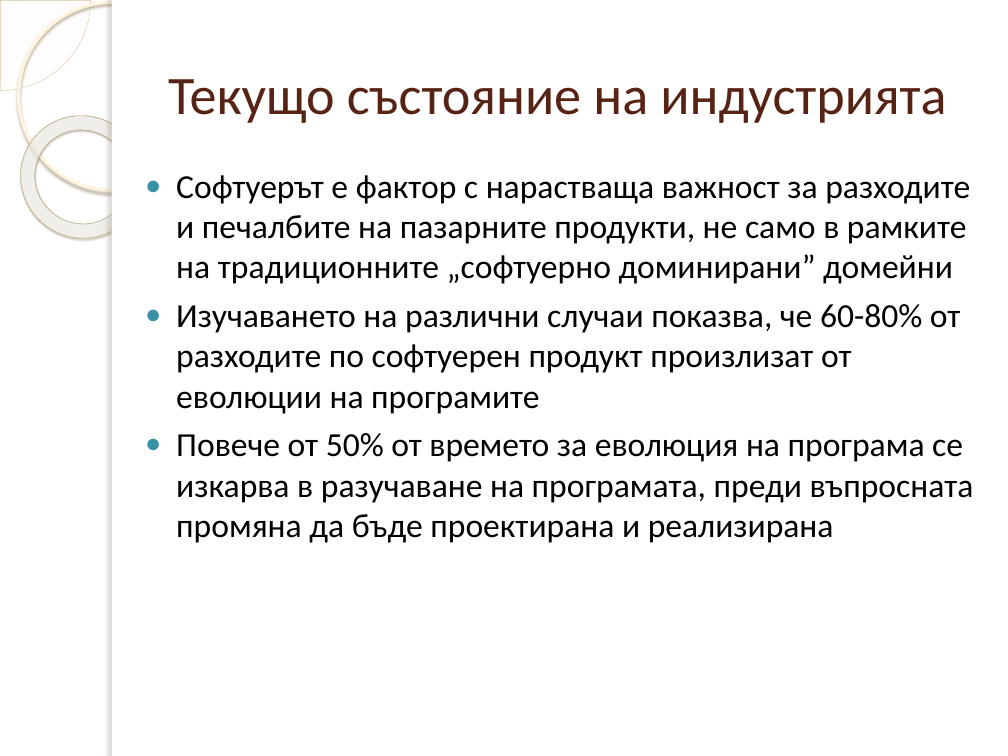
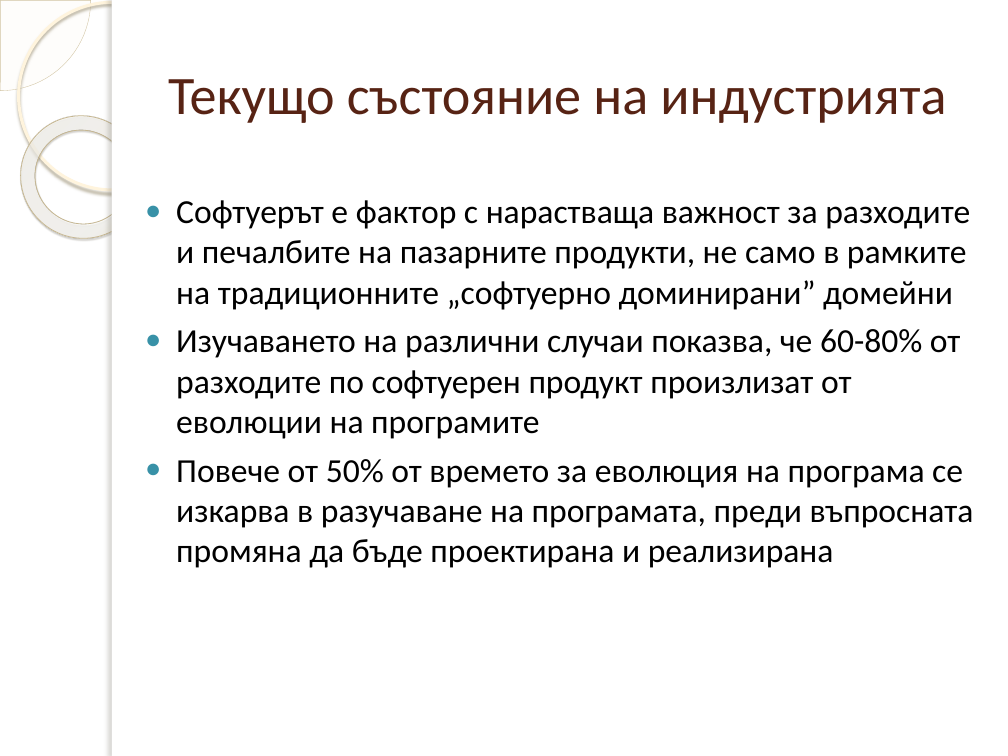
Before and after one commit to dmanev/ArchExtractor, a slide deck: slide 3 of ArchExtractor/doc/Presentation.pptx. Drawn at 1008x756 pixels with LibreOffice and Linux fonts; fonts in the diff are those of the drawing; background and template pictures are left out. Boxes give left, top, right and bottom in pixels: in the first picture for what was removed or moved away, otherwise in the second. Text is boxed around its words. In the diff, an @@ line names an element or a change of style, - is before the commit and + after.

```diff
--- a/ArchExtractor/doc/Presentation.pptx
+++ b/ArchExtractor/doc/Presentation.pptx
@@ text "Софтуерът е фактор с нарастваща ...": place and size @@
-text "Софтуерът е фактор с нарастваща ..." at (176,175,974,543)
+text "Софтуерът е фактор с нарастваща ..." at (176,200,974,568)
```
Also in this commit, not shown: 5 other slides changed.
